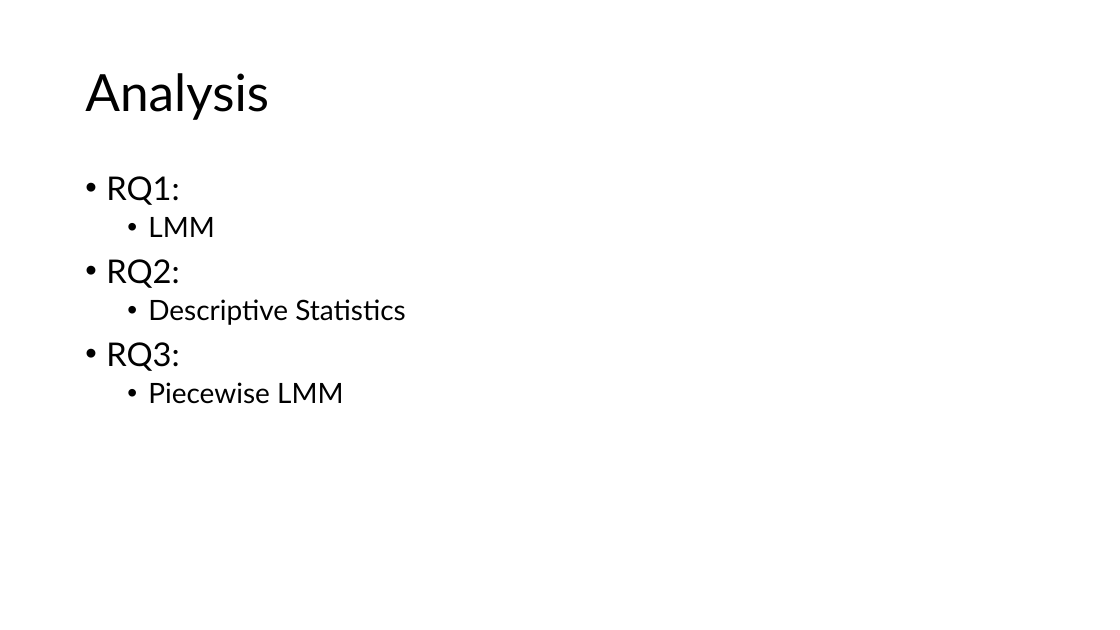
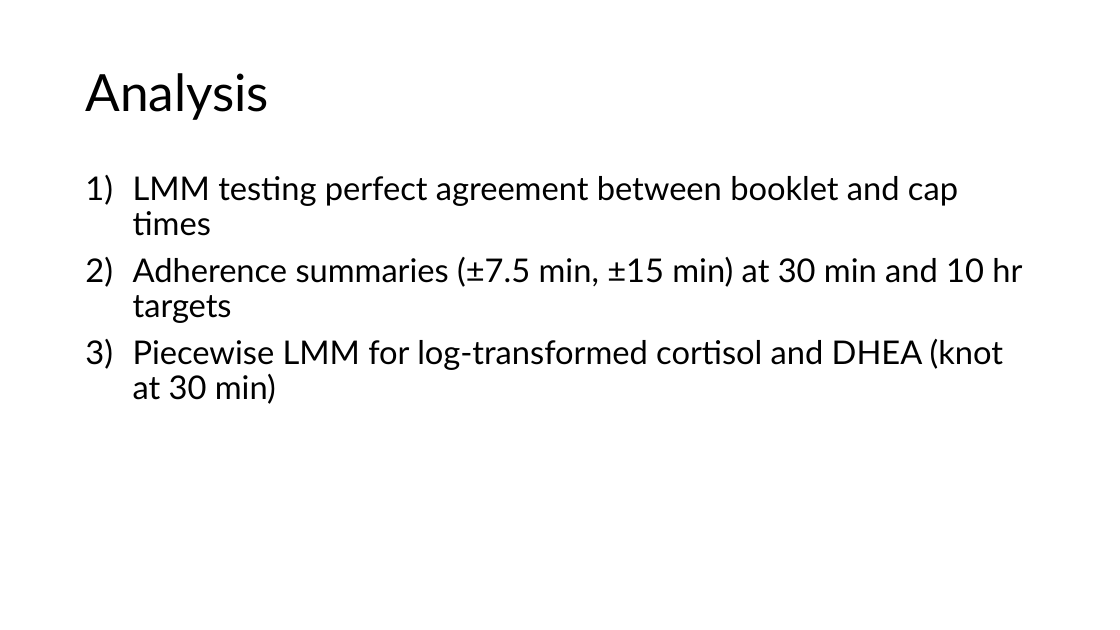
Before and after one commit to eweible/BIOS6624, a slide deck: slide 4 of P0/Dissemination/P0_Presentation.pptx. Drawn at 1120x630 pixels with LibreOffice and Linux fonts; fonts in the diff are those of the drawing. Boxes give left, top, right and bottom in pixels: in the first picture for what was removed or moved away, otherwise in the second. Text is boxed around its words. In the diff, an @@ line names an element or a change of style, - is before the commit and + after.

```diff
--- a/P0/Dissemination/P0_Presentation.pptx
+++ b/P0/Dissemination/P0_Presentation.pptx
@@ text at (133,176,1022,404): text changed; size 24 to 28 pt @@
-• RQ1:
-  • LMM
-• RQ2:
-  • Descriptive Statistics
-• RQ3:
-  • Piecewise LMM
+1) LMM testing perfect agreement between booklet and cap times
+2) Adherence summaries (±7.5 min, ±15 min) at 30 min and 10 hr targets
+3) Piecewise LMM for log-transformed cortisol and DHEA (knot at 30 min)
```
Also in this commit, not shown: 1 other slide changed, 5 slides added, 6 slides removed.
